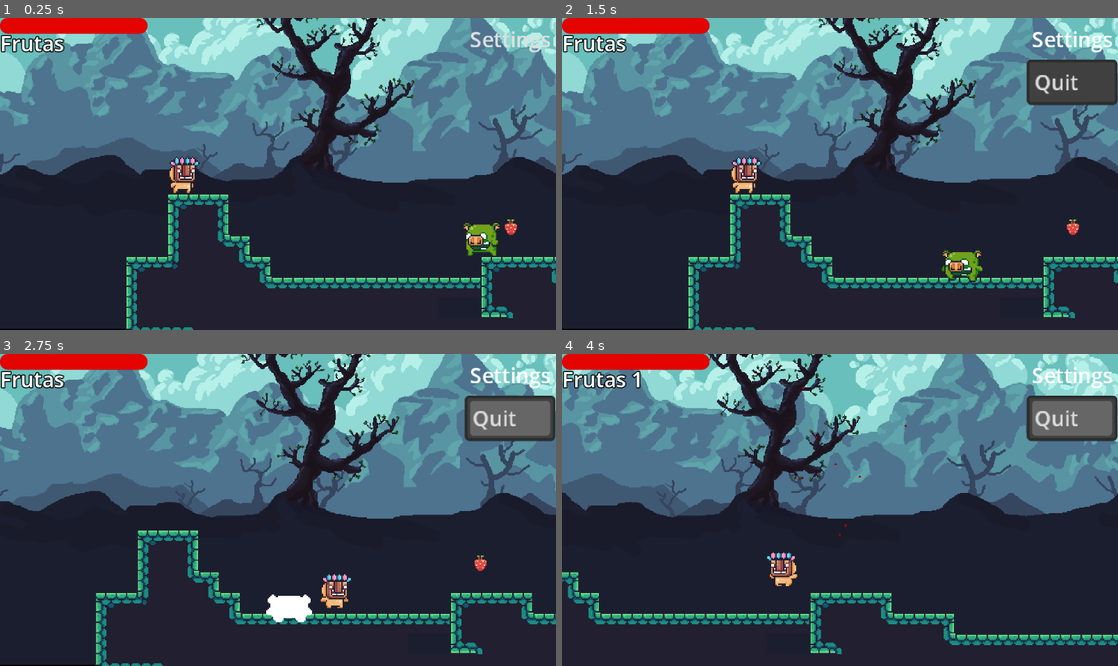
Above: before the commit, frames 1-4 (two rows, left to right).
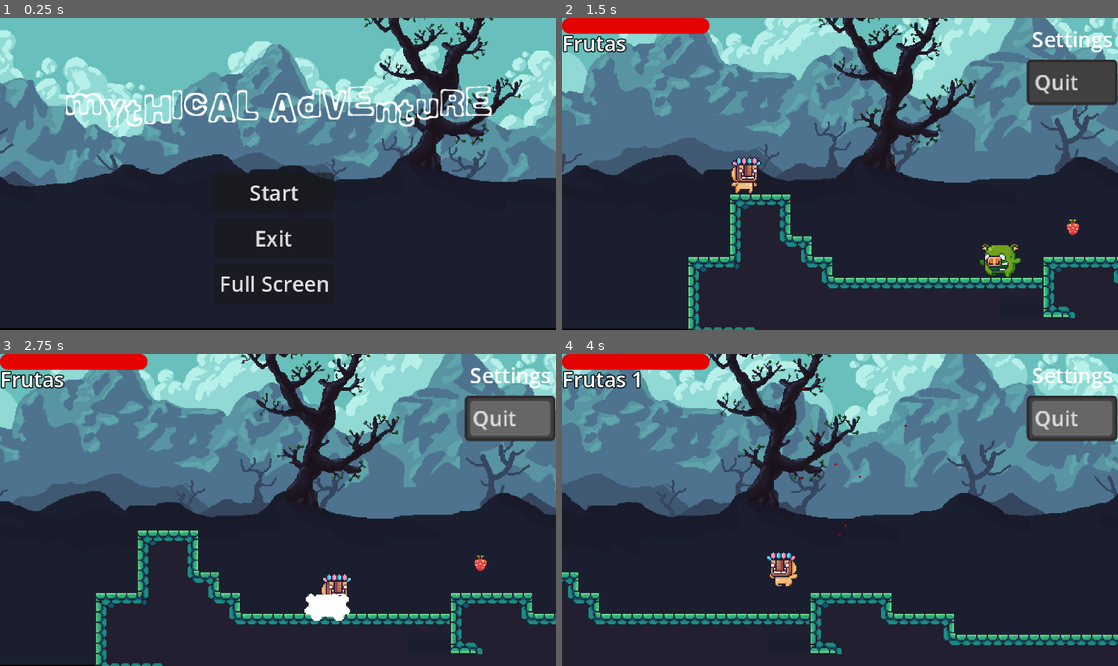
Above: after the commit, the same moments.

Repository: Contra-Maestre/MythicalAdventure
Game: Godot game, scene res://main_menu.tscn
Same seed, same stepped clock (60 frames per second), same inputs: the game is played once before the commit and once after it. Before the commit the project starts from res://World/world.tscn.
Inputs (mouse positions are in pixels of both pictures, inside the frame that each line leads up to):
- Up to frame 1 (0.25 s): no input
- Up to frame 2 (1.5 s): click (834, 192) at 0.5 s, where only the run after the commit has a clickable "Start"; click "Settings" at 1.25 s
- Up to frame 3 (2.75 s): hold Right (ui_right) from 2.03 s (still down); tap Up (ui_up) at 2.27 s
- Up to frame 4 (4 s): tap Up (ui_up) at 3.02 s; release Right (ui_right) at 3.53 s; hold Left (ui_left) from 3.53 s (still down)

The runs differ from the first frame. In frame 1, 45% of the frame differs, in the area x 0-100%, y 0-100%; in frame 2, 1.0%; in frame 3, 1.1%; in frame 4, nothing differs.

Commit message:
actualizaciones

Diff:
--- a/Items/platform.tscn
+++ b/Items/platform.tscn
@@ -17,10 +17,11 @@
 script = ExtResource("1_6wewc")
 
 [node name="PathFollow2D" type="PathFollow2D" parent="."]
-position = Vector2(-128, 5)
-rotation = -0.350728
+position = Vector2(36.7686, -10)
+progress = 167.37
 
 [node name="MovingPlatform" type="CharacterBody2D" parent="."]
+position = Vector2(33.0066, -10)
 collision_layer = 4
 
 [node name="Sprite2D" type="Sprite2D" parent="MovingPlatform"]
--- a/World/dark_world.tscn
+++ b/World/dark_world.tscn
@@ -1,8 +1,9 @@
-[gd_scene load_steps=7 format=4 uid="uid://m1nptgad0t4o"]
+[gd_scene load_steps=8 format=4 uid="uid://m1nptgad0t4o"]
 
 [ext_resource type="Texture2D" uid="uid://cbmb5cipyhb2u" path="res://Assets_PixelAdventure/Terrain/Terrain (16x16).png" id="1_s4vdv"]
 [ext_resource type="PackedScene" uid="uid://cygv35fdys7xc" path="res://Items/fire_trap.tscn" id="2_kwh48"]
 [ext_resource type="PackedScene" uid="uid://dbfkq0jftfo14" path="res://Player/player.tscn" id="3_iap5v"]
+[ext_resource type="PackedScene" uid="uid://bp73sa1grvhri" path="res://Items/platform.tscn" id="4_iap5v"]
 [ext_resource type="PackedScene" uid="uid://b5iohafcqafgc" path="res://World/finde_nivel.tscn" id="4_kwh48"]
 
 [sub_resource type="TileSetAtlasSource" id="TileSetAtlasSource_ujjwj"]
@@ -223,7 +224,7 @@
 [node name="DarkWorld" type="Node"]
 
 [node name="TileMapLayer" type="TileMapLayer" parent="."]
-tile_map_data = PackedByteArray("AAAAAAcAAAABAAEAAAABAAcAAAA …(7375 unchanged characters)… AAAAEAAADk/wMAAAAAAAEAAADk/wIAAAAAAAAAAAA=")
+tile_map_data = PackedByteArray("AAAAAAcAAAABAAEAAAABAAcAAAA …(7375 unchanged characters)… AAAAEAAADk/wMAAAAAAAEAAADk/wIAAAAAAAAAAABTAAEAAAABAAEAAABUAAEAAAACAAEAAABUAAIAAAACAAIAAABTAAIAAAABAAIAAABSAAIAAAAAAAIAAABSAAEAAAAAAAEAAABSAAAAAAAAAAAAAABTAAAAAAABAAAAAABUAAAAAAACAAAAAAA=")
 tile_set = SubResource("TileSet_oehsx")
 
 [node name="Settings" type="Node2D" parent="."]
@@ -233,14 +234,34 @@
 color = Color(0, 0, 0, 1)
 
 [node name="DirectionalLight2D" type="DirectionalLight2D" parent="Settings"]
+visible = false
 color = Color(0.344076, 0.344076, 0.344076, 1)
 energy = 0.4
 
 [node name="Player" parent="." instance=ExtResource("3_iap5v")]
 position = Vector2(38, 77)
 
-[node name="FireTrap" parent="." instance=ExtResource("2_kwh48")]
-position = Vector2(-119, 65)
-
 [node name="FindeNivel" parent="." instance=ExtResource("4_kwh48")]
 position = Vector2(1177, -32)
+
+[node name="PlatformStorage" type="Node2D" parent="."]
+
+[node name="Platform" parent="PlatformStorage" instance=ExtResource("4_iap5v")]
+position = Vector2(1245, 14)
+
+[node name="Platform2" parent="PlatformStorage" instance=ExtResource("4_iap5v")]
+position = Vector2(1380, 15)
+
+[node name="Platform3" parent="PlatformStorage" instance=ExtResource("4_iap5v")]
+position = Vector2(1455, 16)
+
+[node name="FireTrapStorage" type="Node2D" parent="."]
+
+[node name="FireTrap2" parent="FireTrapStorage" instance=ExtResource("2_kwh48")]
+position = Vector2(622, 65)
+
+[node name="FireTrap" parent="FireTrapStorage" instance=ExtResource("2_kwh48")]
+position = Vector2(-119, 65)
+
+[node name="FireTrap3" parent="FireTrapStorage" instance=ExtResource("2_kwh48")]
+position = Vector2(1336, -15)
--- a/World/fall_damage.gd
+++ b/World/fall_damage.gd
@@ -1,7 +1,5 @@
 extends Area2D
 
-
-
-
 func _on_body_entered(body: Node2D) -> void:
-	pass # Replace with function body.
+	if body is Player:
+		body.TakeDamage(99999)
--- a/World/world.tscn
+++ b/World/world.tscn
@@ -11,6 +11,7 @@
 [ext_resource type="PackedScene" uid="uid://bb7uoc3ovlo8i" path="res://Personajes/Enemies/cerdo_enemy.tscn" id="9_oe8m4"]
 [ext_resource type="PackedScene" uid="uid://b5iohafcqafgc" path="res://World/finde_nivel.tscn" id="10_w47uh"]
 [ext_resource type="PackedScene" uid="uid://bp73sa1grvhri" path="res://Items/platform.tscn" id="11_lo5ox"]
+[ext_resource type="Script" uid="uid://do1x2t64a843r" path="res://World/fall_damage.gd" id="12_h2aik"]
 
 [sub_resource type="TileSetAtlasSource" id="TileSetAtlasSource_j8job"]
 texture = ExtResource("2_8a836")
@@ -106,6 +107,9 @@
 terrain_set_0/terrain_0/color = Color(0.5, 0.34375, 0.25, 1)
 sources/0 = SubResource("TileSetAtlasSource_j8job")
 
+[sub_resource type="RectangleShape2D" id="RectangleShape2D_0wqet"]
+size = Vector2(4700, 49.5)
+
 [node name="World" type="Node"]
 
 [node name="Parallax2D" type="Parallax2D" parent="."]
@@ -197,3 +201,13 @@
 
 [node name="Platform" parent="." instance=ExtResource("11_lo5ox")]
 position = Vector2(1441, 90)
+
+[node name="FallDamage" type="Area2D" parent="."]
+collision_layer = 7
+script = ExtResource("12_h2aik")
+
+[node name="CollisionShape2D" type="CollisionShape2D" parent="FallDamage"]
+position = Vector2(1995, 236.25)
+shape = SubResource("RectangleShape2D_0wqet")
+
+[connection signal="body_entered" from="FallDamage" to="FallDamage" method="_on_body_entered"]
--- a/platform.gd
+++ b/platform.gd
@@ -1,4 +1,4 @@
-@tool
+#@tool
 extends Path2D
 
 @export var speedPlatform : float = .2
--- a/project.godot
+++ b/project.godot
@@ -11,7 +11,7 @@
 [application]
 
 config/name="PruebFinalPlataforma2D"
-run/main_scene="uid://c64i8noovg6hm"
+run/main_scene="uid://ctyb0wlbqnm8x"
 config/features=PackedStringArray("4.4", "Forward Plus")
 config/icon="res://icon.svg"
 
Not shown: 1 places in World/world.tscn that only renumber resources
